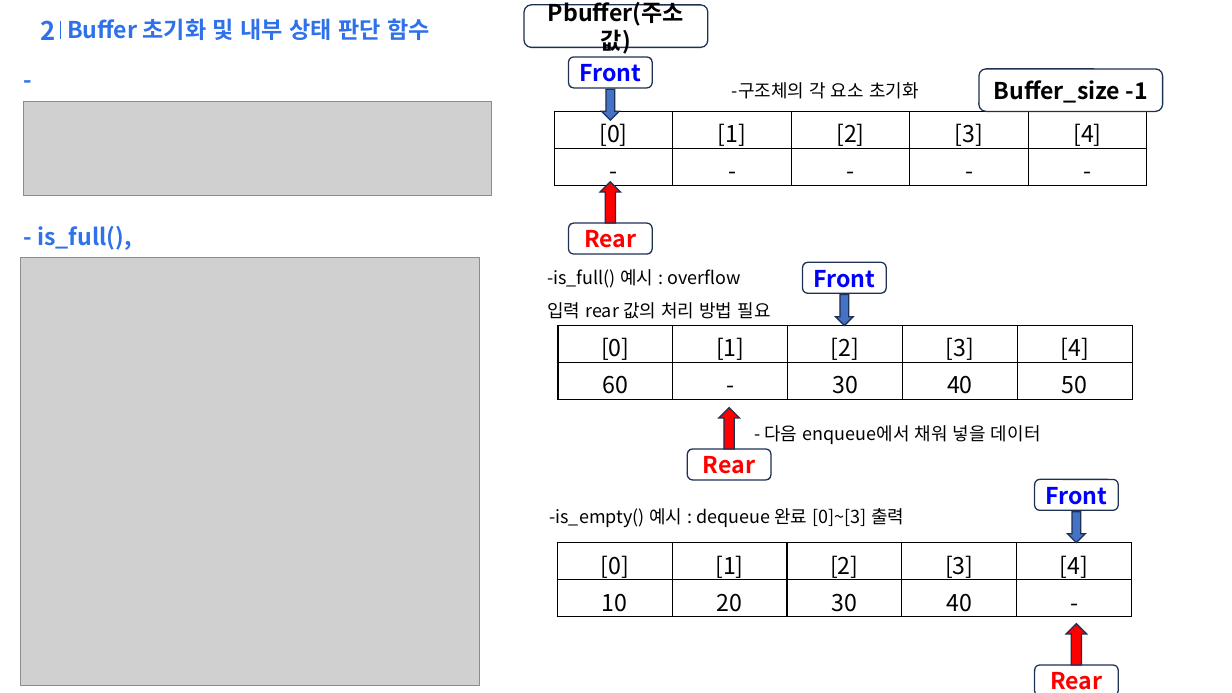
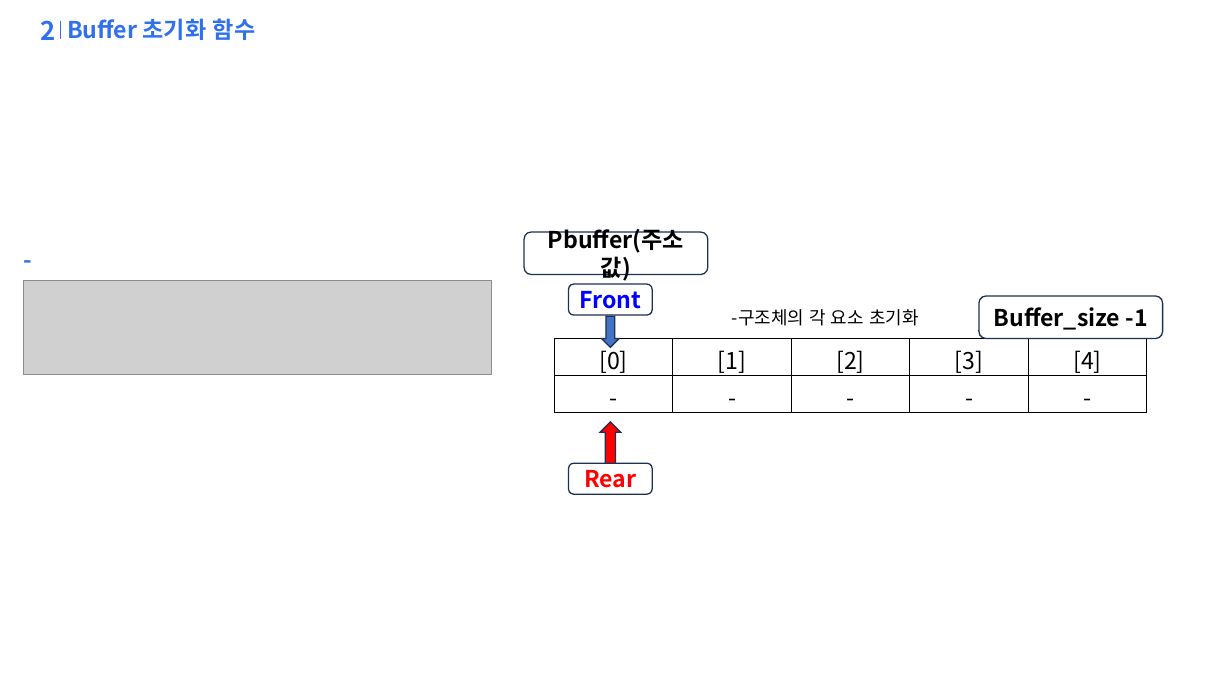
Before and after one commit to qfe051/L412_SelfTest_1_19, a slide deck: slide 3 of 21_c_study/example/ring_buf/ring_buffer.pptx (slide 4 before the commit). Drawn at 1232x693 pixels with LibreOffice and Linux fonts; fonts in the diff are those of the drawing; grey boxes stand for pictures; background and template pictures are left out. Boxes give left, top, right and bottom in pixels: in the first picture for what was removed or moved away, otherwise in the second. Text is boxed around its words. In the diff, an @@ line names an element or a change of style, - is before the commit and + after.

Commit message:
ring v2

```diff
--- a/21_c_study/example/ring_buf/ring_buffer.pptx
+++ b/21_c_study/example/ring_buf/ring_buffer.pptx
@@ text at box(67, 18, 256, 40): text changed @@
-Buffer 초기화 및 내부 상태 판단 함수
+Buffer 초기화 함수
@@ text "- init_ring()": place and size @@
-text "- init_ring()" at box(23, 107, 138, 136)
+text "- init_ring()" at box(23, 286, 138, 315)
@@ text removed at box(37, 226, 644, 527) @@
-- is_full(), is_empty()
@@ picture removed at box(20, 258, 480, 687) @@
@@ text removed at box(547, 269, 770, 319) @@
--is_full() 예시 : overflow
-입력 rear 값의 처리 방법 필요
@@ rounded rectangle removed at box(803, 262, 886, 293) @@
-Front
@@ picture: place and size @@
-picture at box(23, 102, 492, 196)
+picture at box(23, 280, 492, 374)
@@ text "-구조체의 각 요소 초기화": place and size @@
-text "-구조체의 각 요소 초기화" at box(732, 82, 919, 99)
+text "-구조체의 각 요소 초기화" at box(732, 309, 919, 326)
@@ down arrow removed at box(836, 295, 853, 325) @@
@@ table removed at box(558, 325, 1131, 399), 2 rows, 5 columns @@
-[0] | [1] | [2] | [3] | [4]
-60 | - | 30 | 40 | 50
@@ 3 rounded rectangles, 1 table, 1 down arrow: place and size @@
-3 rounded rectangles, 1 table, 1 down arrow at box(524, 5, 1163, 186)
+3 rounded rectangles, 1 table, 1 down arrow at box(524, 232, 1163, 412)
@@ up arrow removed at box(719, 408, 739, 449) @@
@@ up arrow: place and size @@
-up arrow at box(600, 182, 620, 224)
+up arrow at box(600, 422, 620, 464)
@@ rounded rectangle removed at box(688, 449, 771, 480) @@
-Rear
@@ text removed at box(764, 425, 1041, 444) @@
-- 다음 enqueue에서 채워 넣을 데이터
@@ rounded rectangle "Rear": place and size @@
-rounded rectangle "Rear" at box(568, 223, 652, 253)
+rounded rectangle "Rear" at box(568, 463, 652, 494)
@@ text removed at box(649, 508, 904, 527) @@
--is_empty() 예시 : dequeue 완료 [0]~[3] 출력
@@ rounded rectangle removed at box(1035, 480, 1118, 510) @@
-Front
@@ down arrow removed at box(1067, 512, 1085, 543) @@
@@ table removed at box(557, 543, 1130, 616), 2 rows, 5 columns @@
-[0] | [1] | [2] | [3] | [4]
-10 | 20 | 30 | 40 | -
@@ up arrow removed at box(1067, 624, 1087, 665) @@
@@ rounded rectangle removed at box(1035, 665, 1118, 693) @@
-Rear
```
Also in this commit, not shown: 6 other slides changed, 3 slides added, 4 other files.
